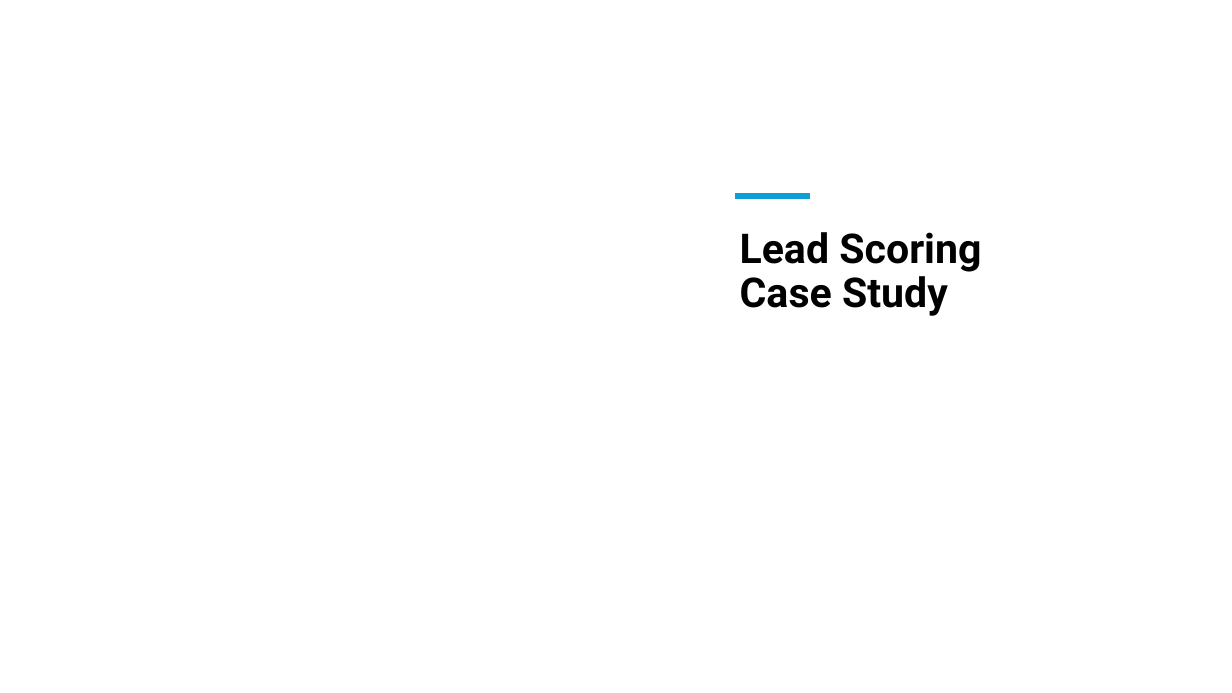
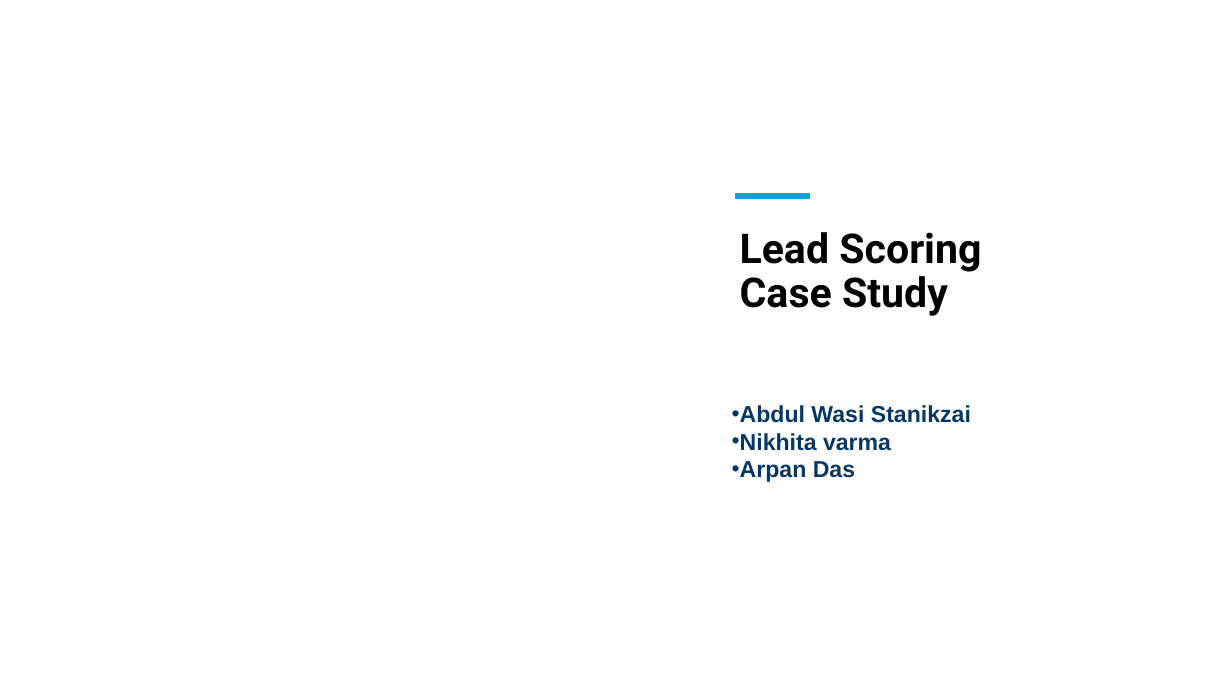
Before and after one commit to Wasistanikzai/Lead-Scoring-Case-Study, a slide deck: slide 1 of Presentation of Case Study.pptx. Drawn at 1232x693 pixels with LibreOffice and Linux fonts; fonts in the diff are those of the drawing; background and template pictures are left out. Boxes give left, top, right and bottom in pixels: in the first picture for what was removed or moved away, otherwise in the second. Text is boxed around its words. In the diff, an @@ line names an element or a change of style, - is before the commit and + after.

```diff
--- a/Presentation of Case Study.pptx
+++ b/Presentation of Case Study.pptx
@@ text added at <box>740,405,971,482</box>, 18 pt, text #073763, bold @@
+• Abdul Wasi Stanikzai
+• Nikhita varma
+• Arpan Das
```
Also in this commit, not shown: 2 other slides changed, 10 slides added, 5 slides removed, 7 other files.
